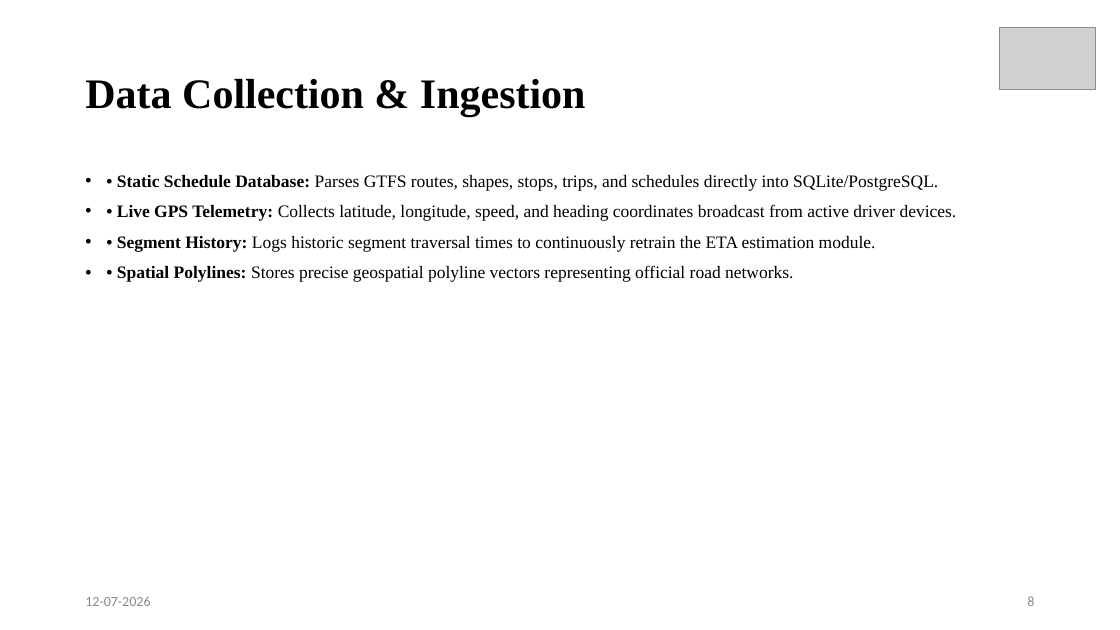
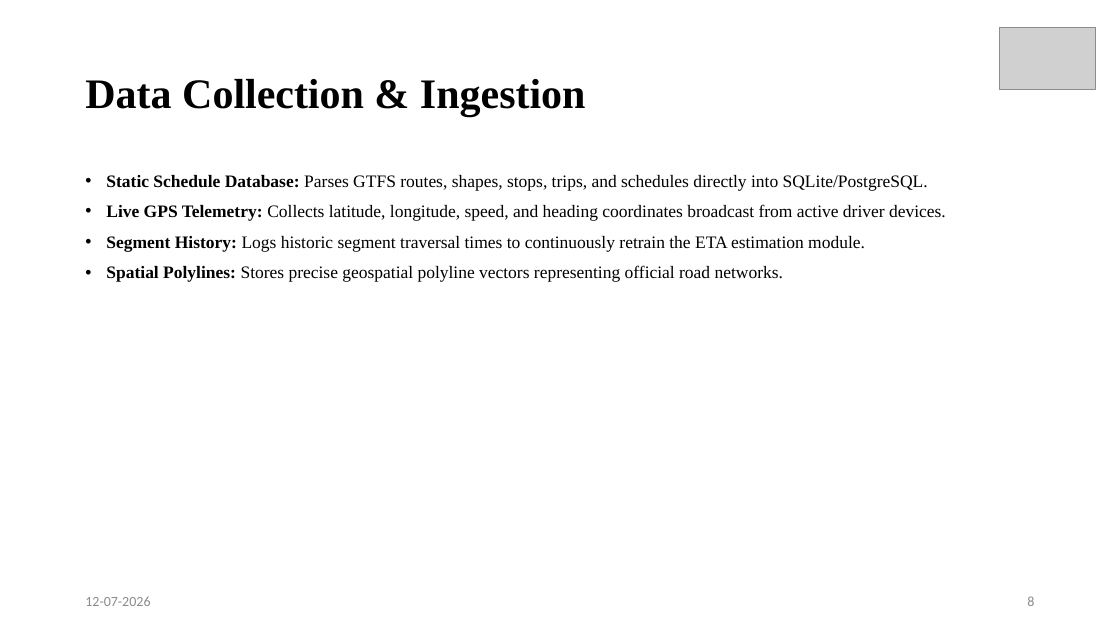
Before and after one commit to rajeshbendi60-maker/TransPulse, a slide deck: slide 8 of ppt/R24_Community_Project_PPT_Template.pptx. Drawn at 1120x630 pixels with LibreOffice and Linux fonts; fonts in the diff are those of the drawing; grey boxes stand for pictures. Boxes give left, top, right and bottom in pixels: in the first picture for what was removed or moved away, otherwise in the second. Text is boxed around its words. In the diff, an @@ line names an element or a change of style, - is before the commit and + after.

```diff
--- a/ppt/R24_Community_Project_PPT_Template.pptx
+++ b/ppt/R24_Community_Project_PPT_Template.pptx
@@ text at (106, 175, 946, 282): text changed @@
-• • Static Schedule Database: Parses GTFS routes, shapes, stops, trips, and schedules directly into SQLite/PostgreSQL.
-• • Live GPS Telemetry: Collects latitude, longitude, speed, and heading coordinates broadcast from active driver devices.
-• • Segment History: Logs historic segment traversal times to continuously retrain the ETA estimation module.
-• • Spatial Polylines: Stores precise geospatial polyline vectors representing official road networks.
+• Static Schedule Database: Parses GTFS routes, shapes, stops, trips, and schedules directly into SQLite/PostgreSQL.
+• Live GPS Telemetry: Collects latitude, longitude, speed, and heading coordinates broadcast from active driver devices.
+• Segment History: Logs historic segment traversal times to continuously retrain the ETA estimation module.
+• Spatial Polylines: Stores precise geospatial polyline vectors representing official road networks.
```
Also in this commit, not shown: 17 other slides changed, 5 other files.
